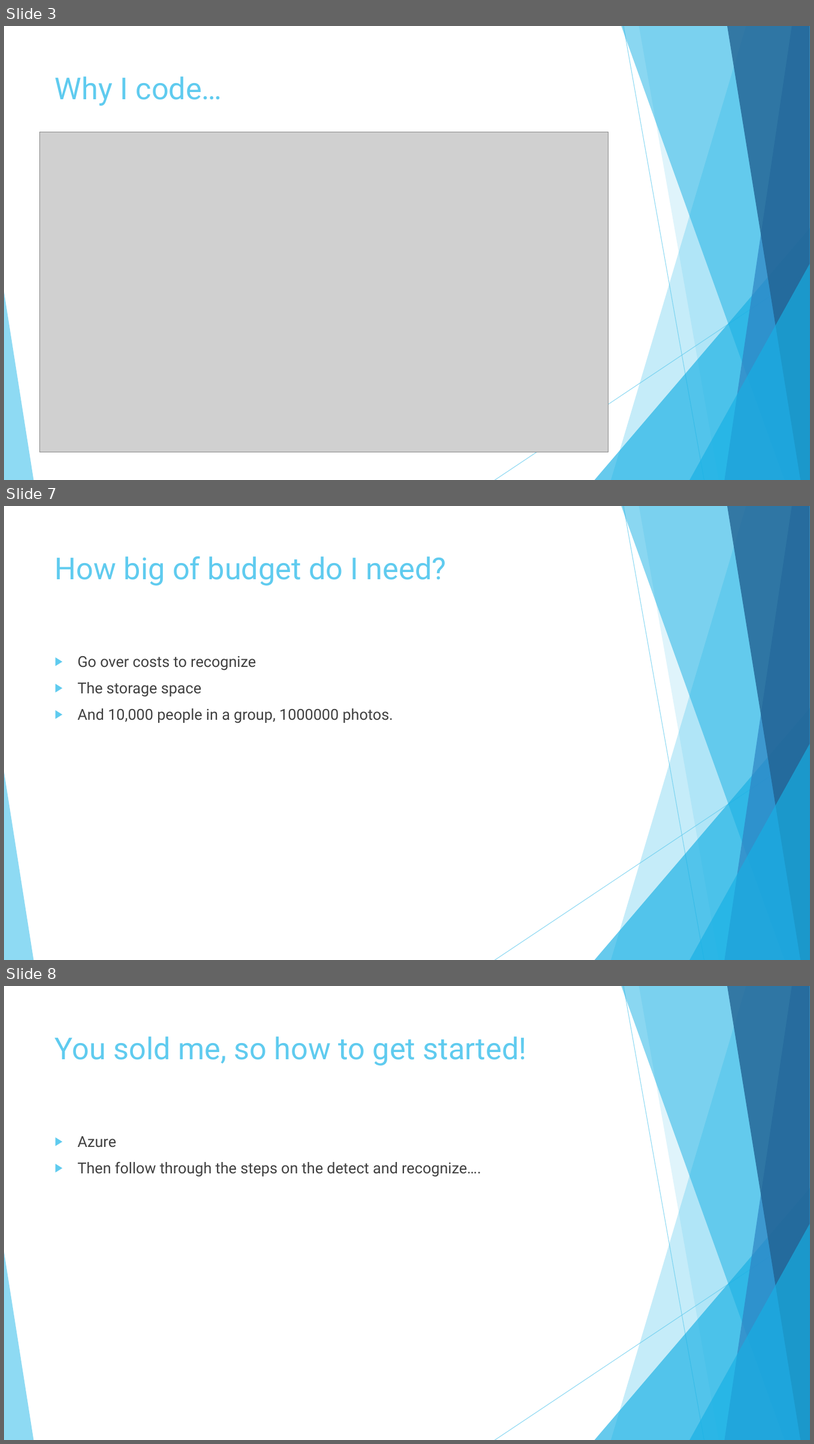
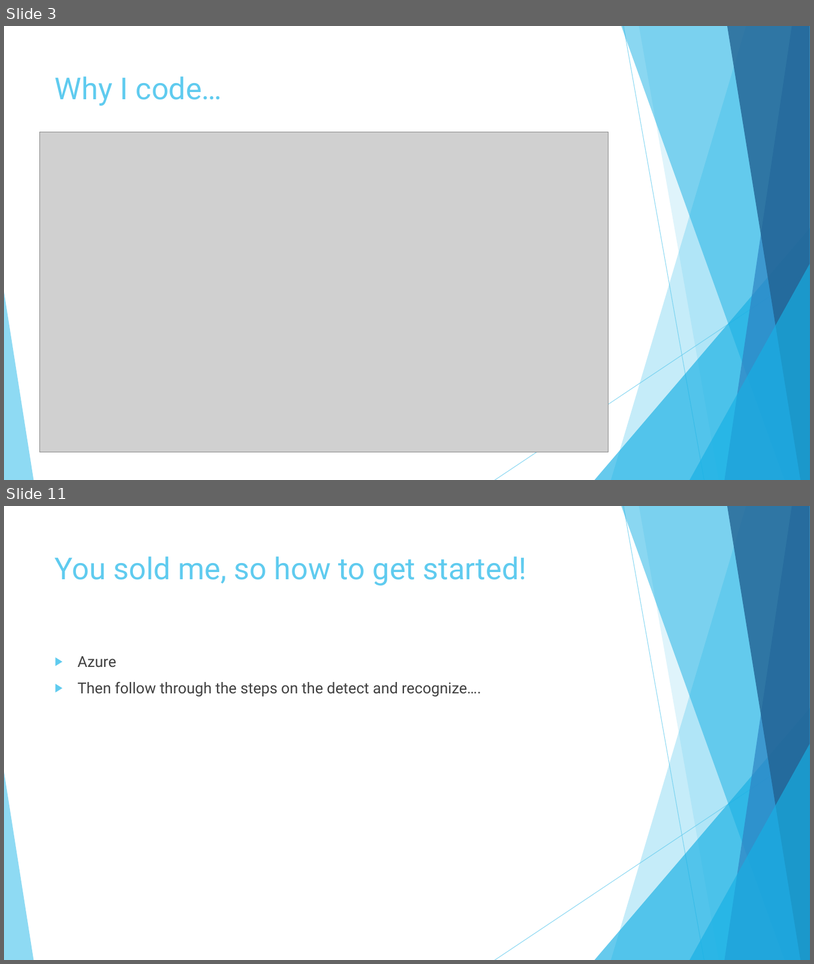
Before and after one commit to pulcher/Robot-Overlord-TV, a slide deck: roltv.pptx. Shown one above the other, each under a label of ours: slides 3, 7 and 8 before the commit, slides 3 and 11 after it; the slides between them are not shown. The pictures are 814x1444 and 814x964 pixels, drawn with LibreOffice and Linux fonts; fonts in the diff are those of the drawing; grey boxes stand for pictures. Boxes give left, top, right and bottom in pixels: in the first picture for what was removed or moved away, otherwise in the second. Text is boxed around its words. In the diff, an @@ line names an element or a change of style, - is before the commit and + after.

```diff
--- a/roltv.pptx
+++ b/roltv.pptx
@@ slide 7 removed at [4, 506, 810, 960], background #FFFFFF; not listed: 10 template elements that a slide beside it also shows @@
@@ title removed at [55, 556, 446, 586] @@
-How big of budget do I need?
@@ text removed at [78, 656, 393, 723] @@
-▶ Go over costs to recognize
-▶ The storage space
-▶ And 10,000 people in a group, 1000000 photos.
@@ what was slide 8 is now slide 11 @@
```
Also in this commit, not shown: 4 slides changed, 5 slides added, 1 other slide removed.
